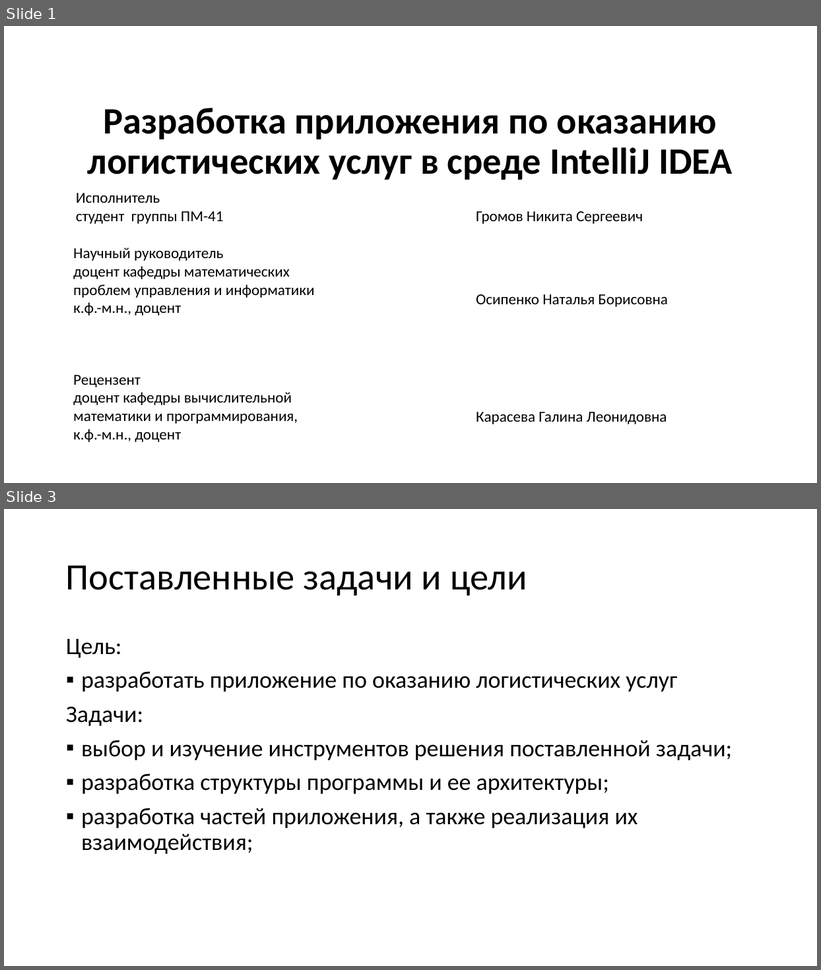
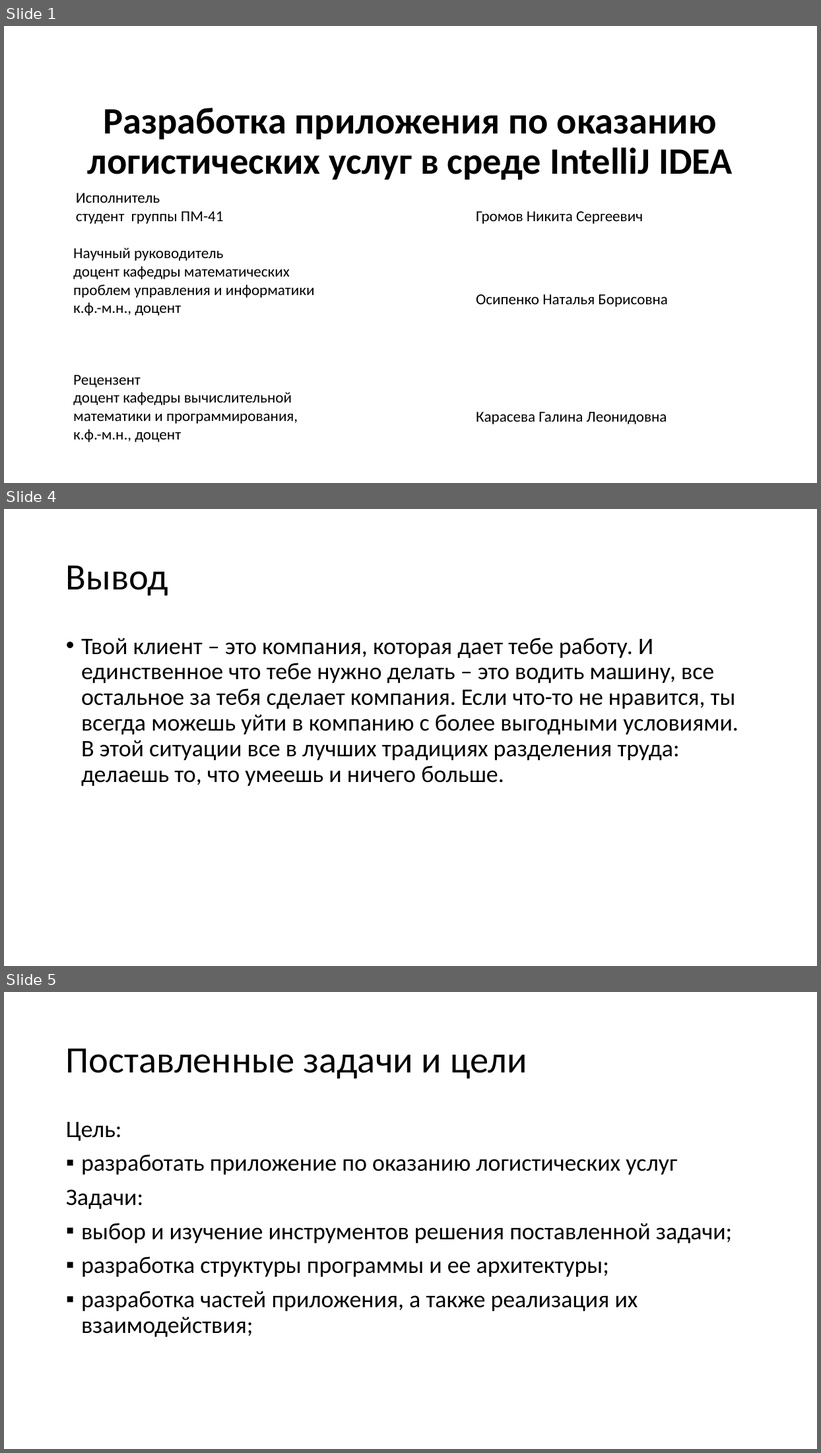
Before and after one commit to gromov-nikita/diplomHUB, a slide deck: diplom v2.0/doc/Презентация.pptx. Shown one above the other, each under a label of ours: slides 1 and 3 before the commit, slides 1, 4 and 5 after it; the slides between them are not shown. The pictures are 821x970 and 821x1453 pixels, drawn with LibreOffice and Linux fonts; fonts in the diff are those of the drawing. Boxes give left, top, right and bottom in pixels: in the first picture for what was removed or moved away, otherwise in the second. Text is boxed around its words. In the diff, an @@ line names an element or a change of style, - is before the commit and + after.

```diff
--- a/diplom v2.0/doc/Презентация.pptx
+++ b/diplom v2.0/doc/Презентация.pptx
@@ slide 4 added at box(4, 509, 817, 966), background #FFFFFF @@
@@ title added at box(66, 565, 168, 596), 44 pt, text #000000 @@
+Вывод
@@ text added at box(81, 638, 739, 786), 28 pt, text #000000 @@
+• Твой клиент – это компания, которая дает тебе работу. И единственное что тебе нужно делать – это водить машину, все остальное за тебя сделает компания. Если что-то не нравится, ты всегда можешь уйти в компанию с более выгодными условиями. В этой ситуации все в лучших традициях разделения труда: делаешь то, что умеешь и ничего больше.
@@ what was slide 3 is now slide 5 @@
```
Also in this commit, not shown: 2 other slides added, 1 slide removed.
